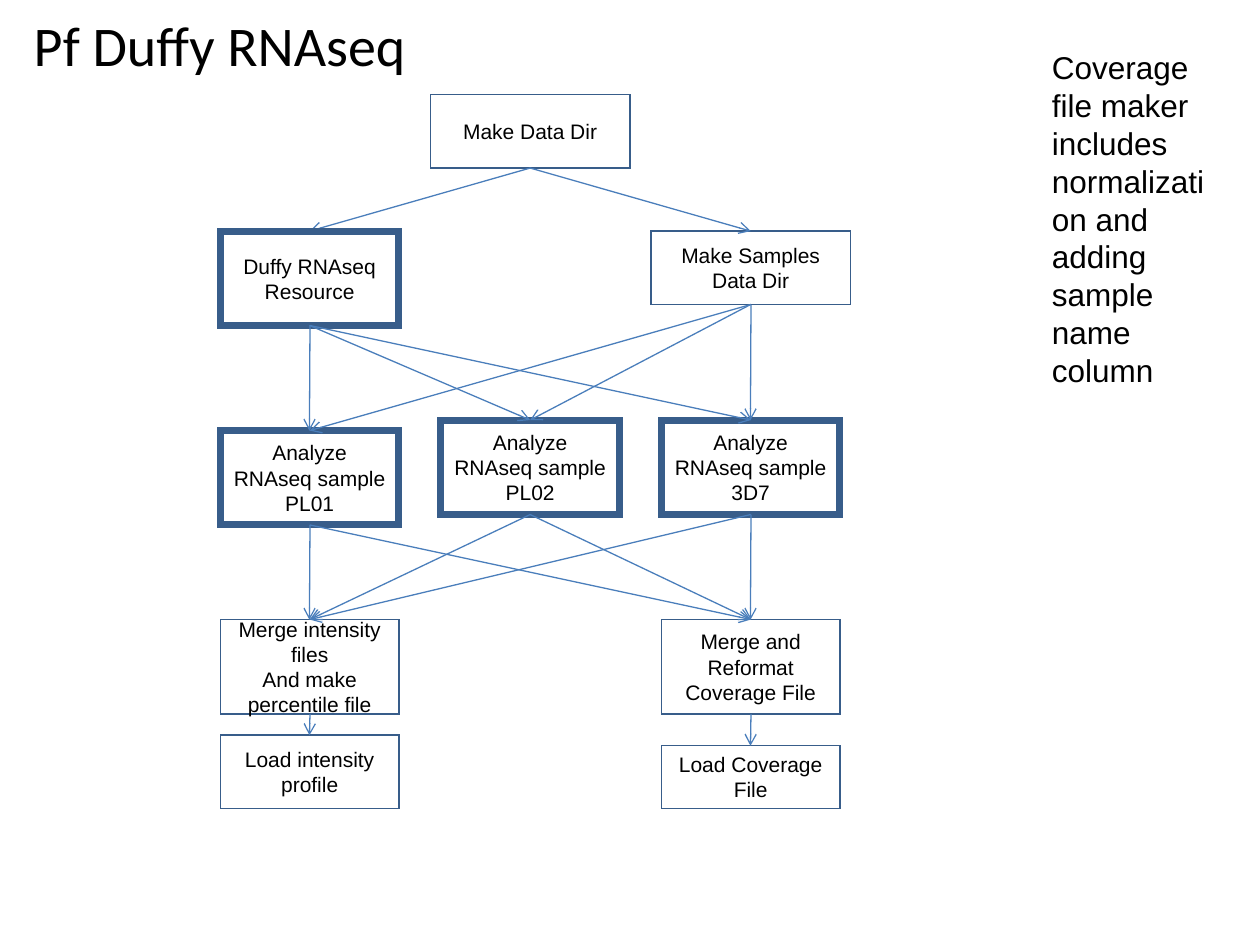
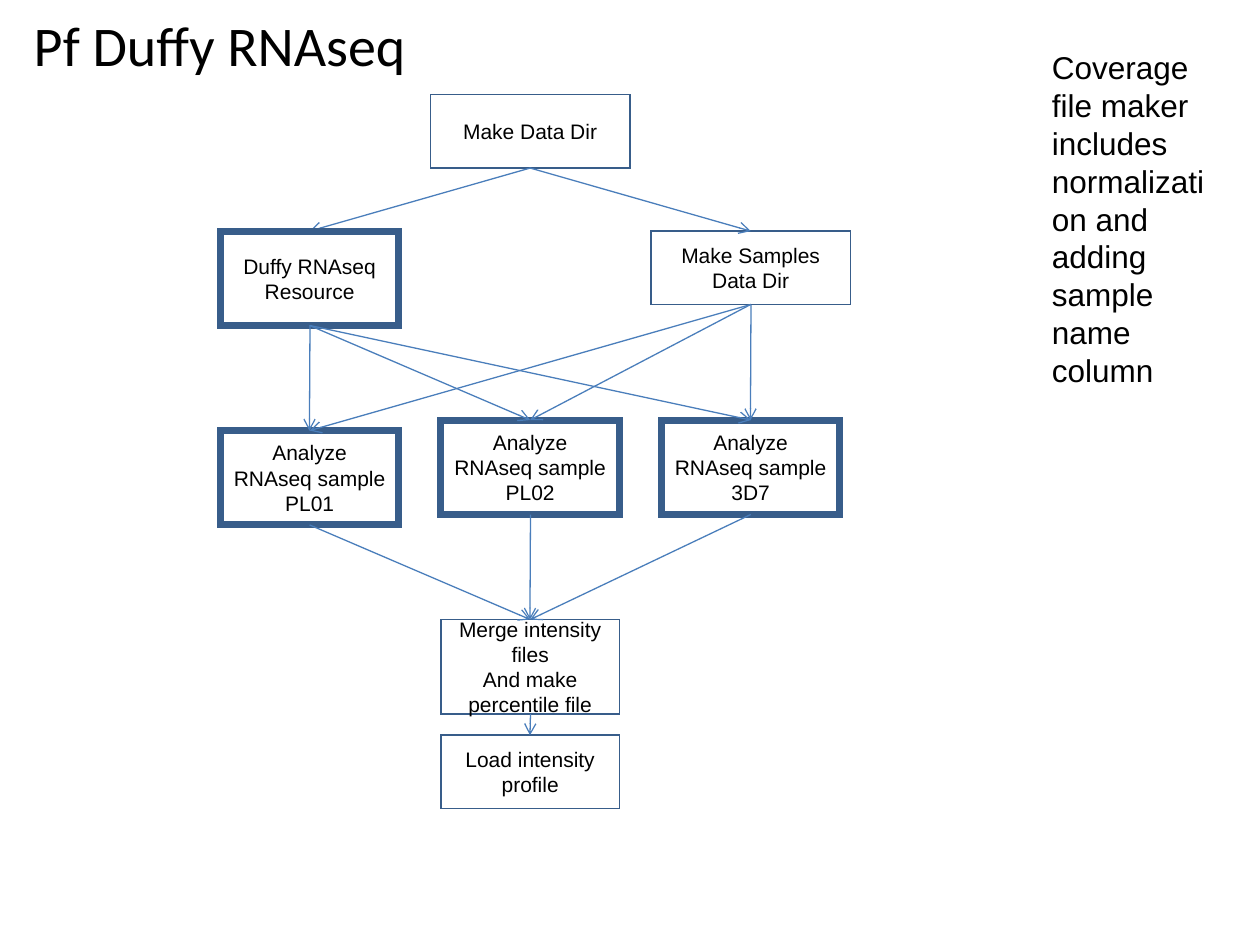
Before and after one commit to VEuPathDB/ApiCommonWorkflow, a slide deck: slide 20 of Main/doc/IntegratedWorkflow.ppt. Drawn at 1260x945 pixels with LibreOffice and Linux fonts; fonts in the diff are those of the drawing. Boxes give left, top, right and bottom in pixels: in the first picture for what was removed or moved away, otherwise in the second. Text is boxed around its words. In the diff, an @@ line names an element or a change of style, - is before the commit and + after.

```diff
--- a/Main/doc/IntegratedWorkflow.ppt
+++ b/Main/doc/IntegratedWorkflow.ppt
@@ arrow moved from (530, 514) - (310, 620) to (310, 525) - (530, 620) @@
@@ arrow removed from (310, 525) to (751, 620) @@
@@ arrow removed from (310, 525) to (310, 620) @@
@@ arrow moved from (530, 514) - (751, 620) to (751, 514) - (530, 620) @@
@@ arrow moved from (751, 514) - (310, 620) to (530, 514) - (530, 620) @@
@@ arrow removed from (751, 514) to (751, 620) @@
@@ rectangle removed at [662, 620, 840, 714] @@
-Merge and Reformat Coverage File
@@ 2 rectangles, 1 arrow: place and size @@
-2 rectangles, 1 arrow at [220, 620, 399, 808]
+2 rectangles, 1 arrow at [441, 620, 620, 808]
@@ arrow removed from (751, 714) to (751, 746) @@
@@ rectangle removed at [662, 746, 840, 809] @@
-Load Coverage File
```
Also in this commit, not shown: 4 other slides changed, 4 other files.
